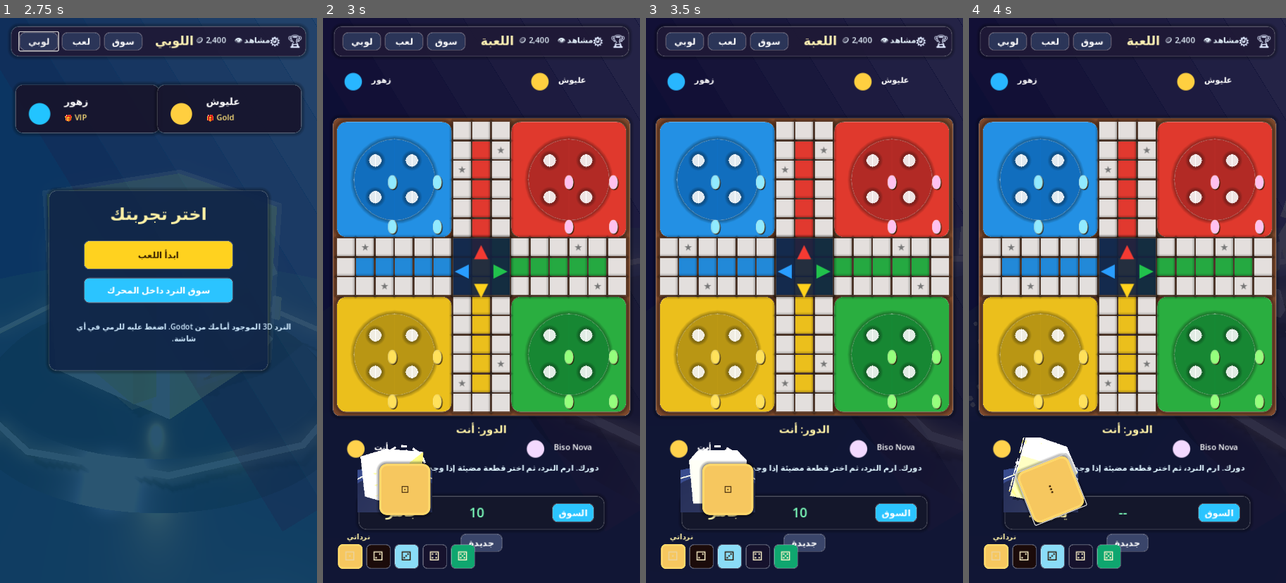
Above: before the commit, frames 1-4 (left to right).
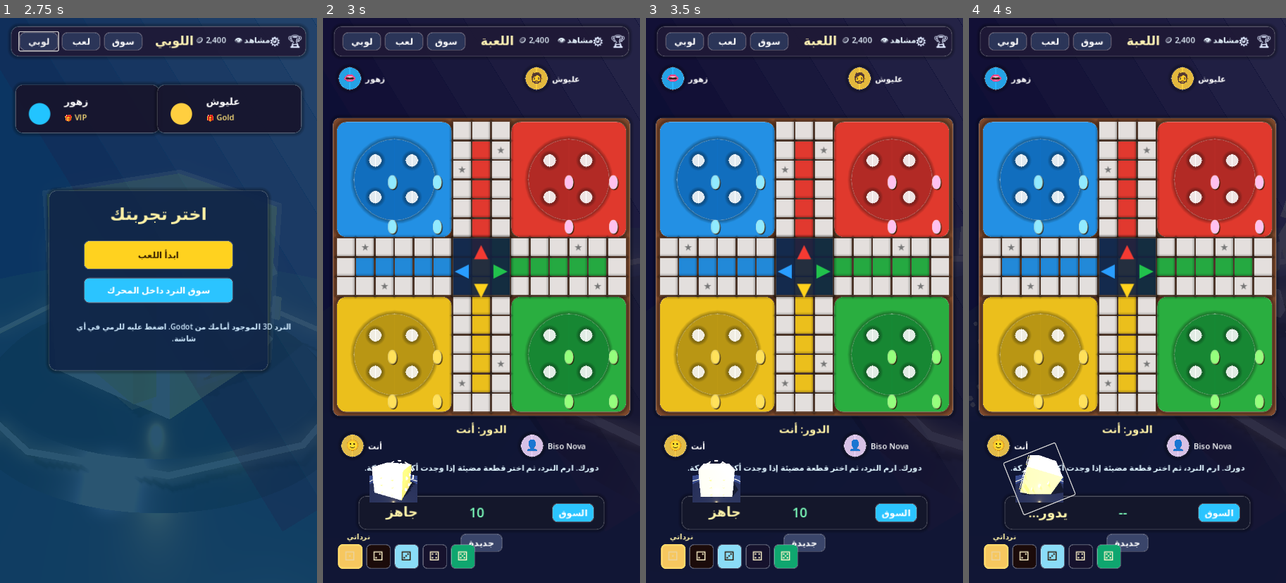
Above: after the commit, the same moments.

Repository: hamza2234/Lod
Game: Godot game, scene res://scenes/dice_preview.tscn
Two runs of this game, one before a commit and one after it. Both use one fixed random seed, a clock stepped at 60 frames per second and the inputs below.
Inputs (mouse positions are in pixels of both pictures, inside the frame that each line leads up to; where the layout moved, square brackets give the same spot in the first picture):
- Up to frame 1 (2.75 s): click (158, 215) at 0.52 s; type "12" at 0.6 s; click "دخول اللوبي" at 1.25 s; click "لوبي" at 2 s
- Up to frame 2 (3 s): click "لعب" at 2.75 s
- Up to frame 3 (3.5 s): no input
- Up to frame 4 (4 s): click (1038, 481) [1051, 486] at 3.5 s

Frame 1 is identical in both runs. In frame 2, 3.7% of the frame differs, in the area x 4-85%, y 8-89%; in frame 3, 3.7%; in frame 4, 4.0%, in the area x 4-85%, y 8-90%.

Commit message:
Move 3D dice to active player hud
Co-authored-by: hamza2234 <hamza2234@users.noreply.github.com>

Diff:
--- a/godot-dice-preview/scripts/dice_preview.gd
+++ b/godot-dice-preview/scripts/dice_preview.gd
@@ -120,6 +120,7 @@
 var dice_body: MeshInstance3D
 var pip_root: Node3D
 var cinematic_root: Node3D
+var play_dice_container: SubViewportContainer
 var play_dice_viewport: SubViewport
 var play_dice_root: Node3D
 var play_dice_pip_root: Node3D
@@ -624,18 +625,18 @@
 
 
 func _build_play_dice_viewport(screen: Control) -> void:
-	var container := SubViewportContainer.new()
-	container.position = Vector2(78, 950)
-	container.size = Vector2(170, 170)
-	container.stretch = true
-	container.mouse_filter = Control.MOUSE_FILTER_IGNORE
-	screen.add_child(container)
+	play_dice_container = SubViewportContainer.new()
+	play_dice_container.position = _dice_viewport_position_for_player(current_player)
+	play_dice_container.size = Vector2(108, 108)
+	play_dice_container.stretch = true
+	play_dice_container.mouse_filter = Control.MOUSE_FILTER_IGNORE
+	screen.add_child(play_dice_container)
 
 	play_dice_viewport = SubViewport.new()
 	play_dice_viewport.size = Vector2i(220, 220)
 	play_dice_viewport.transparent_bg = true
 	play_dice_viewport.render_target_update_mode = SubViewport.UPDATE_ALWAYS
-	container.add_child(play_dice_viewport)
+	play_dice_container.add_child(play_dice_viewport)
 
 	var root := Node3D.new()
 	play_dice_viewport.add_child(root)
@@ -1111,10 +1112,11 @@
 func _update_turn_ui() -> void:
 	if turn_label:
 		turn_label.text = "الدور: " + PLAYER_NAMES[current_player]
+	if play_dice_container:
+		play_dice_container.position = _dice_viewport_position_for_player(current_player)
 	if roll_button:
 		roll_button.position = _dice_button_position_for_player(current_player)
-		if not rolling:
-			roll_button.text = _dice_face(max(1, roll_result))
+		_make_button_transparent(roll_button)
 	if status_label:
 		if current_player == 0:
 			status_label.text = "دورك. ارم النرد، ثم اختر قطعة مضيئة إذا وجدت أكثر من حركة."
@@ -1125,16 +1127,20 @@
 
 
 func _dice_button_position_for_player(player: int) -> Vector2:
+	return _dice_viewport_position_for_player(player) + Vector2(-4, -4)
+
+
+func _dice_viewport_position_for_player(player: int) -> Vector2:
 	match player:
 		0:
-			return Vector2(128, 1010)
+			return Vector2(106, 990)
 		1:
-			return Vector2(128, 158)
+			return Vector2(104, 124)
 		2:
-			return Vector2(500, 158)
+			return Vector2(510, 124)
 		3:
-			return Vector2(500, 1010)
-	return Vector2(128, 1010)
+			return Vector2(510, 990)
+	return Vector2(106, 990)
 
 
 func _start_human_timer(seconds: float) -> void:
@@ -1479,9 +1485,8 @@
 	ring.material_override = _make_material(skin["accent"], skin["accent"], 0.2, 0.12, 1.8)
 	_rebuild_pips()
 	_rebuild_play_dice_model()
-	_style_dice_button()
-	if roll_button and not rolling:
-		roll_button.text = _dice_face(max(1, roll_result))
+	if roll_button:
+		_make_button_transparent(roll_button)
 
 
 func _rebuild_pips() -> void:
@@ -1610,7 +1615,8 @@
 	if result_label:
 		result_label.text = "يدور..."
 	if roll_button:
-		roll_button.text = "⋯"
+		roll_button.text = ""
+		_make_button_transparent(roll_button)
 		roll_button.disabled = true
 	_spawn_sparks(42, 0.82)
 
@@ -1640,7 +1646,8 @@
 		if result_label:
 			result_label.text = str(roll_result)
 		if roll_button:
-			roll_button.text = _dice_face(roll_result)
+			roll_button.text = ""
+			_make_button_transparent(roll_button)
 		if play_dice_root:
 			play_dice_root.quaternion = result_rotations[roll_result]
 			play_dice_root.position.y = 0.0
@@ -1840,12 +1847,21 @@
 	var chip := Control.new()
 	chip.position = position
 	chip.size = Vector2(220, 80)
-	var avatar := _label("●", 52, color, HORIZONTAL_ALIGNMENT_CENTER)
-	avatar.position = Vector2(0, 0)
-	avatar.size = Vector2(70, 70)
+	var avatar_bg := _panel(Vector2(54, 54), Vector2(0, 6), _with_alpha(color, 0.92), 28)
+	chip.add_child(avatar_bg)
+	var avatar_icon := "🙂"
+	if player_name.contains("زهور"):
+		avatar_icon = "👄"
+	elif player_name.contains("عليوش"):
+		avatar_icon = "🧔"
+	elif player_name.contains("Biso"):
+		avatar_icon = "👤"
+	var avatar := _label(avatar_icon, 30, Color.WHITE, HORIZONTAL_ALIGNMENT_CENTER)
+	avatar.position = Vector2(0, 6)
+	avatar.size = Vector2(54, 54)
 	chip.add_child(avatar)
 	var name_label := _label(player_name, 18, Color.WHITE, HORIZONTAL_ALIGNMENT_LEFT)
-	name_label.position = Vector2(76, 22)
+	name_label.position = Vector2(62, 20)
 	name_label.size = Vector2(130, 30)
 	chip.add_child(name_label)
 	return chip
@@ -1880,6 +1896,9 @@
 
 
 func _trigger_dice_cinematic(result: int) -> void:
+	if current_screen == "play" and play_dice_root:
+		_trigger_play_dice_cinematic(result)
+		return
 	if not cinematic_root:
 		return
 	for child in cinematic_root.get_children():
@@ -1896,6 +1915,111 @@
 			_spawn_eagle_cinematic(skin["accent"])
 		_:
 			_spawn_lion_cinematic(skin["accent"])
+
+
+func _trigger_play_dice_cinematic(result: int) -> void:
+	for child in play_dice_root.get_children():
+		if String(child.name).begins_with("PlayFX"):
+			child.queue_free()
+	if result != 6:
+		_spawn_play_shock_ring(SKINS[selected_skin]["accent"], 1.15)
+		return
+	var skin: Dictionary = SKINS[selected_skin]
+	match String(skin.get("effect", "lion")):
+		"snake":
+			_spawn_play_snake_fx(skin["accent"])
+		"eagle":
+			_spawn_play_eagle_fx(skin["accent"])
+		_:
+			_spawn_play_lion_fx(skin["accent"])
+
+
+func _spawn_play_snake_fx(color: Color) -> void:
+	var group := Node3D.new()
+	group.name = "PlayFX_Snake"
+	play_dice_root.add_child(group)
+	var mat := _make_material(Color("#145a23"), color, 0.25, 0.18, 1.2)
+	for i in range(9):
+		var segment := MeshInstance3D.new()
+		var mesh := SphereMesh.new()
+		mesh.radius = 0.085 - i * 0.003
+		mesh.height = mesh.radius * 1.5
+		mesh.radial_segments = 12
+		mesh.rings = 6
+		segment.mesh = mesh
+		segment.material_override = mat
+		var a := i * 0.62
+		segment.position = Vector3(cos(a) * 0.82, sin(i * 0.7) * 0.18, sin(a) * 0.82)
+		group.add_child(segment)
+	_spawn_play_shock_ring(color, 1.35)
+	var tween := create_tween()
+	tween.set_parallel(true)
+	tween.tween_property(group, "rotation:y", TAU * 1.5, 1.1)
+	tween.tween_property(group, "scale", Vector3.ONE * 1.35, 0.45).set_trans(Tween.TRANS_BACK)
+	tween.chain().tween_callback(group.queue_free)
+
+
+func _spawn_play_lion_fx(color: Color) -> void:
+	var group := Node3D.new()
+	group.name = "PlayFX_Lion"
+	play_dice_root.add_child(group)
+	var mat := _make_material(Color("#d58b1f"), color, 0.25, 0.18, 1.3)
+	var mane := MeshInstance3D.new()
+	var mesh := TorusMesh.new()
+	mesh.inner_radius = 0.52
+	mesh.outer_radius = 0.78
+	mesh.ring_segments = 40
+	mesh.rings = 10
+	mane.mesh = mesh
+	mane.material_override = mat
+	mane.rotation_degrees.x = 90
+	group.add_child(mane)
+	_spawn_play_shock_ring(color, 1.55)
+	var tween := create_tween()
+	tween.set_parallel(true)
+	tween.tween_property(group, "scale", Vector3.ONE * 1.45, 0.5).set_trans(Tween.TRANS_BACK)
+	tween.tween_property(group, "rotation:y", TAU * 0.5, 0.85)
+	tween.chain().tween_callback(group.queue_free)
+
+
+func _spawn_play_eagle_fx(color: Color) -> void:
+	var group := Node3D.new()
+	group.name = "PlayFX_Eagle"
+	play_dice_root.add_child(group)
+	var mat := _make_material(Color("#eff6ff"), color, 0.2, 0.18, 1.3)
+	for side in [-1, 1]:
+		var wing := MeshInstance3D.new()
+		var mesh := BoxMesh.new()
+		mesh.size = Vector3(0.85, 0.045, 0.22)
+		wing.mesh = mesh
+		wing.material_override = mat
+		wing.position = Vector3(side * 0.62, 0.22, 0.0)
+		wing.rotation_degrees.z = side * 22
+		group.add_child(wing)
+	_spawn_play_shock_ring(color, 1.35)
+	var tween := create_tween()
+	tween.set_parallel(true)
+	tween.tween_property(group, "position:y", 0.55, 0.45).set_trans(Tween.TRANS_SINE)
+	tween.tween_property(group, "scale", Vector3.ONE * 1.4, 0.45).set_trans(Tween.TRANS_BACK)
+	tween.chain().tween_callback(group.queue_free)
+
+
+func _spawn_play_shock_ring(color: Color, scale_target: float) -> void:
+	var ring_fx := MeshInstance3D.new()
+	ring_fx.name = "PlayFX_Ring"
+	var mesh := TorusMesh.new()
+	mesh.inner_radius = 0.72
+	mesh.outer_radius = 0.76
+	mesh.ring_segments = 80
+	mesh.rings = 8
+	ring_fx.mesh = mesh
+	ring_fx.material_override = _make_particle_material(color)
+	ring_fx.rotation_degrees.x = 90
+	play_dice_root.add_child(ring_fx)
+	var tween := create_tween()
+	tween.set_parallel(true)
+	tween.tween_property(ring_fx, "scale", Vector3.ONE * scale_target, 0.45).set_trans(Tween.TRANS_CUBIC)
+	tween.chain().tween_callback(ring_fx.queue_free)
 
 
 func _spawn_snake_cinematic(color: Color) -> void:
